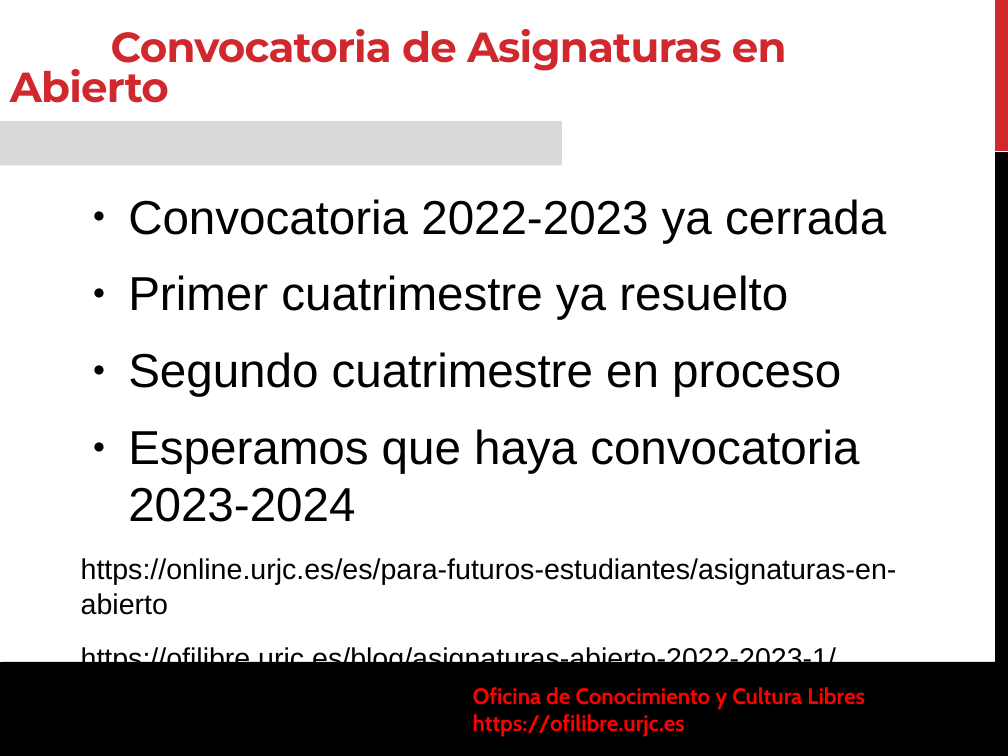
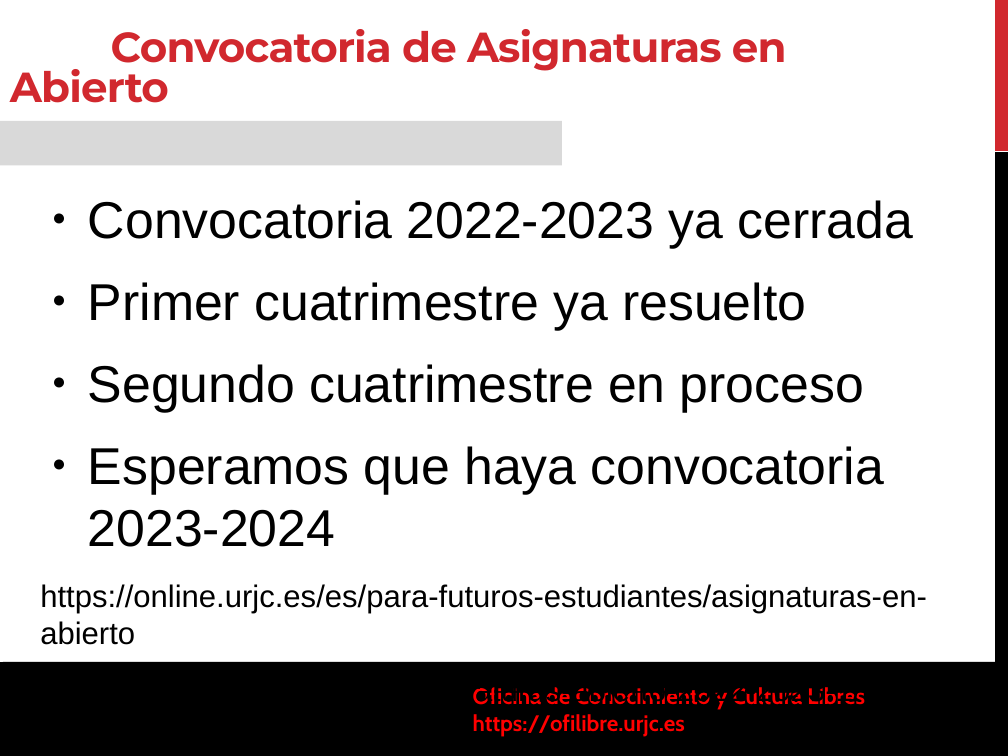
Before and after one commit to gabrielIzquierdo/OfiLibreGabri.github.io, a slide deck: slide 15 of static/transpas/ofilibre/Ofilibre-presentacion.odp (slide 13 before the commit). Drawn at 1008x756 pixels with LibreOffice and Linux fonts; fonts in the diff are those of the drawing; background and template pictures are left out. Boxes give left, top, right and bottom in pixels: in the first picture for what was removed or moved away, otherwise in the second. Text is boxed around its words. In the diff, an @@ line names an element or a change of style, - is before the commit and + after.

```diff
--- a/static/transpas/ofilibre/Ofilibre-presentacion.odp
+++ b/static/transpas/ofilibre/Ofilibre-presentacion.odp
@@ text "Convocatoria 2022-2023 ya cerrada" moved from (x1=81, y1=199, x2=897, y2=673) to (x1=40, y1=200, x2=927, y2=708) @@
@@ text "Convocatoria 2022-2023 ya cerrada" at (x1=40, y1=200, x2=927, y2=708): size 34 to 37 pt in "Convocatoria 2022-2023 ya cerrada", "Primer cuatrimestre ya resuelto", "Segundo cuatrimestre en proceso", "Esperamos que haya convocatoria 2023-2024"; size 20.4 to 22.2 pt in "https://online.urjc.es/es/para-futuros-estudiantes/asignatur ...", "https://ofilibre.urjc.es/blog/asignaturas-abierto-2022-2023- ..." @@
```
Also in this commit, not shown: 1 other slide changed, 2 slides added, 1 other file.
